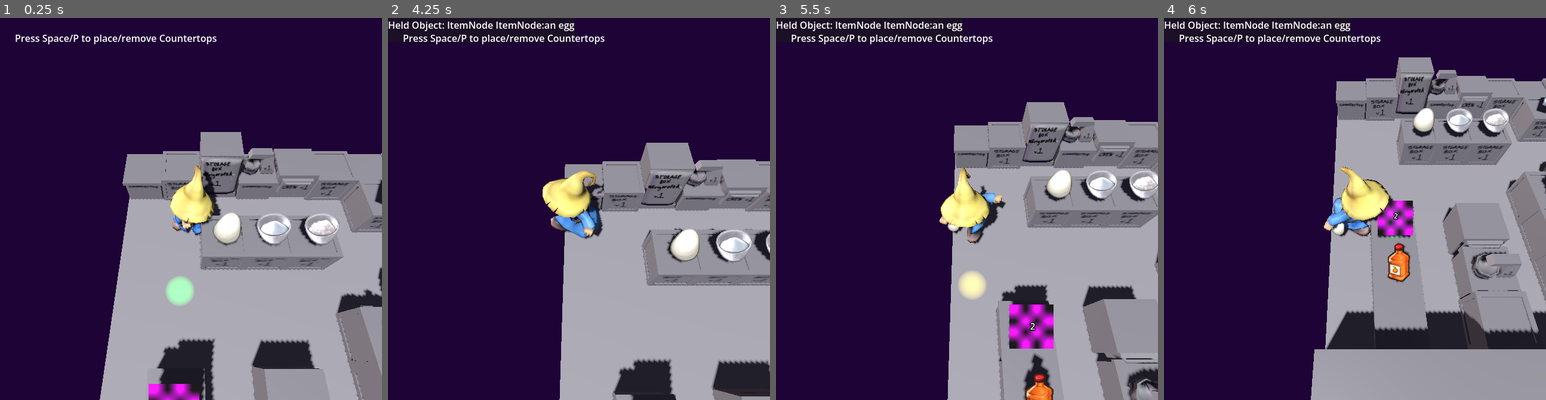
Above: before the commit, frames 1-4 (left to right).
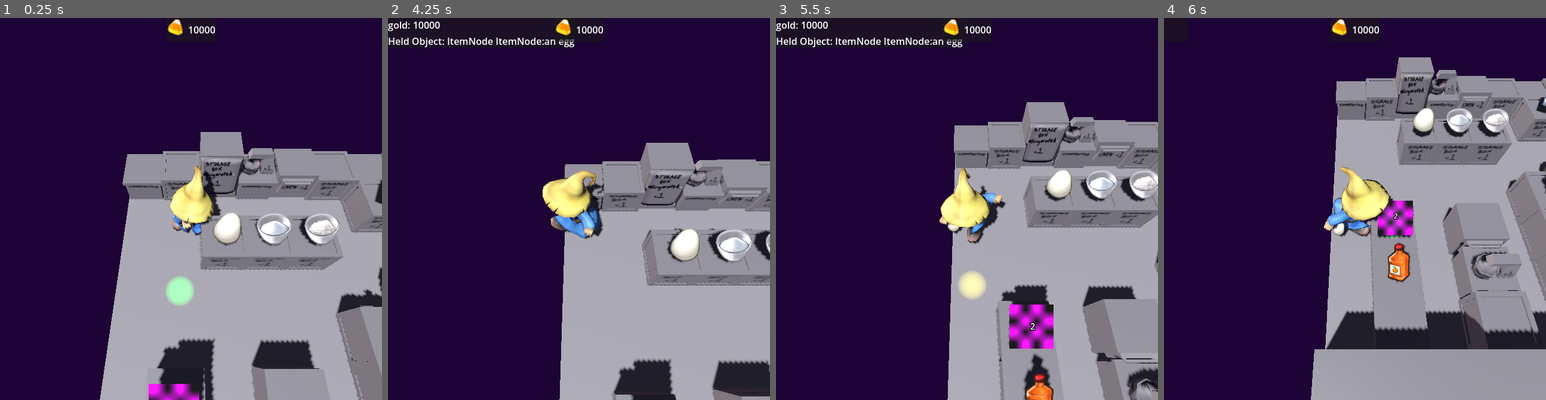
Above: after the commit, the same moments.

Repository: AdmiralPotato/halloween_game_2026
Game: Godot game, scene res://map/TilemapTest.tscn
Same seed, same stepped clock (60 frames per second), same inputs: the game is played once before the commit and once after it.
Inputs (mouse positions are in pixels of both pictures, inside the frame that each line leads up to):
- Up to frame 1 (0.25 s): no input
- Up to frame 2 (4.25 s): tap Space every 0.75 s from 0.5 to 3.5 s; move the mouse to (663, 189) at 0.52 s; hold Right (move_right) 0.53-1.28 s; tap O (interact) at 0.6, 1.35, 2.3, 3.05, 3.6 s; move the mouse to (502, 228) at 1.27 s; hold Down (move_down) 1.28-2.03 s; move the mouse to (617, 124) at 2.02 s; hold Right (move_right) 2.03-2.78 s; tap P (pickup) at 2.1 s; move the mouse to (559, 285) at 2.77 s; hold Up (move_up) 2.78-3.53 s; tap C (toggle_rearrange) at 2.85 s; move the mouse to (693, 266) at 3.52 s; hold Left (move_left) from 3.53 s (still down); tap ` (debug) at 4.15 s
- Up to frame 3 (5.5 s): tap Space at 4.25 s; move the mouse to (852, 151) at 4.27 s; tap O (interact) at 4.35, 5.3 s; move the mouse to (986, 209) at 5.02 s; release Left (move_left) at 5.03 s; hold Down (move_down) from 5.03 s (still down); tap P (pickup) at 5.1 s
- Up to frame 4 (6 s): move the mouse to (1297, 113) at 5.77 s; release Down (move_down) at 5.78 s; hold Right (move_right) from 5.78 s (still down); tap C (toggle_rearrange) at 5.85 s

The runs differ from the first frame. In frame 1, 0.7% of the frame differs, in the area x 4-57%, y 0-7%; in frame 2, 1.5%, in the area x 0-57%, y 0-8%; in frame 3, 1.5%; in frame 4, 1.1%.
Error before the commit: Invalid access to property or key 'furni' on a base object of type 'Nil'. (res://map/tilemap.gd:114)
Error after the commit: Invalid access to property or key 'furni' on a base object of type 'Nil'. (res://map/tilemap.gd:121)

Commit message:
Allow customers to buy things, and set sale prices

Diff:
--- /dev/null
+++ b/_interpreter_test.gd
@@ -0,0 +1,5 @@
+@tool
+extends EditorScript
+
+func _run():
+	print(max(1))
--- a/global.gd
+++ b/global.gd
@@ -1,6 +1,22 @@
 extends Node
 
-var debug_panel: DebugPanel
+var debug_panel: DebugPanel:
+	set(new):
+		debug_panel = new
+		if new:
+			request_debug_info.emit(new)
 var tilemap: Tilemap
-var gold: int = 10_000
+var gold: int = 10_000:
+	set(new):
+		gold = new
+		gold_changed.emit()
 @onready var registry: Registry = load("res://model/data/registry.tres")
+
+signal request_debug_info(panel: DebugPanel)
+signal gold_changed
+
+func _ready():
+	request_debug_info.connect(register_debug_info)
+
+func register_debug_info(dp: DebugPanel):
+	dp.monitor("gold", self, &"gold", 30)
--- a/map/FurniCashregister.tscn
+++ b/map/FurniCashregister.tscn
@@ -22,3 +22,6 @@
 pixel_size = 0.007
 text = "Cash
 Register"
+
+[node name="Particle" type="Marker3D" parent="." unique_id=726404785]
+transform = Transform3D(1, 0, 0, 0, 1, 0, 0, 0, 1, 0, 1, 0)
--- a/map/TilemapTest.tscn
+++ b/map/TilemapTest.tscn
@@ -21,6 +21,8 @@
 [ext_resource type="PackedScene" uid="uid://dfjdkdlvlfocq" path="res://map/FurniCuttingboard.tscn" id="14_p5gm8"]
 [ext_resource type="Resource" uid="uid://dtpa5786bonsp" path="res://model/data/items/frosting.tres" id="15_olchu"]
 [ext_resource type="PackedScene" uid="uid://d1tp40f6bgvc6" path="res://map/FurniTrash.tscn" id="18_tdsbi"]
+[ext_resource type="Texture2D" uid="uid://tdosspgn5nwg" path="res://assets/candy.png" id="23_0d7dl"]
+[ext_resource type="Script" uid="uid://bxwh47wigsd11" path="res://map/gold.gd" id="24_0d7dl"]
 
 [sub_resource type="AtlasTexture" id="AtlasTexture_i4j5a"]
 atlas = ExtResource("6_b8euk")
@@ -40,41 +42,57 @@
 [sub_resource type="Resource" id="Resource_3qeqy"]
 script = ExtResource("4_qtmpa")
 item = SubResource("Resource_8mw78")
+craft_depth = null
+modifier_depth = null
 metadata/_custom_type_script = "uid://n2r00hcbl3ul"
 
 [sub_resource type="Resource" id="Resource_5qf2s"]
 script = ExtResource("4_qtmpa")
 item = ExtResource("7_15bd0")
+craft_depth = null
+modifier_depth = null
 metadata/_custom_type_script = "uid://n2r00hcbl3ul"
 
 [sub_resource type="Resource" id="Resource_8bmqu"]
 script = ExtResource("4_qtmpa")
 item = ExtResource("8_tdsbi")
+craft_depth = null
+modifier_depth = null
 metadata/_custom_type_script = "uid://n2r00hcbl3ul"
 
 [sub_resource type="Resource" id="Resource_sfvuk"]
 script = ExtResource("4_qtmpa")
 item = ExtResource("9_tdsbi")
+craft_depth = null
+modifier_depth = null
 metadata/_custom_type_script = "uid://n2r00hcbl3ul"
 
 [sub_resource type="Resource" id="Resource_2f20c"]
 script = ExtResource("4_qtmpa")
 item = ExtResource("7_nabl1")
+craft_depth = null
+modifier_depth = null
 metadata/_custom_type_script = "uid://n2r00hcbl3ul"
 
 [sub_resource type="Resource" id="Resource_olchu"]
 script = ExtResource("4_qtmpa")
 item = ExtResource("7_n1qkj")
+craft_depth = null
+modifier_depth = null
 metadata/_custom_type_script = "uid://n2r00hcbl3ul"
 
 [sub_resource type="Resource" id="Resource_6jj7b"]
 script = ExtResource("4_qtmpa")
 item = ExtResource("9_8mw78")
+craft_depth = null
+modifier_depth = null
 metadata/_custom_type_script = "uid://n2r00hcbl3ul"
 
 [sub_resource type="Resource" id="Resource_5c0gd"]
 script = ExtResource("4_qtmpa")
 item = ExtResource("9_vwyy3")
+craft_depth = null
+modifier_depth = null
 metadata/_custom_type_script = "uid://n2r00hcbl3ul"
 
 [sub_resource type="Resource" id="Resource_0d7dl"]
@@ -82,12 +100,16 @@
 item = ExtResource("15_olchu")
 count = 2
 modifiers = Array[ExtResource("4_qtmpa")]([SubResource("Resource_5c0gd")])
+craft_depth = null
+modifier_depth = null
 metadata/_custom_type_script = "uid://n2r00hcbl3ul"
 
 [sub_resource type="Resource" id="Resource_evbxi"]
 script = ExtResource("4_qtmpa")
 item = ExtResource("9_vwyy3")
 modifiers = Array[ExtResource("4_qtmpa")]([SubResource("Resource_5c0gd")])
+craft_depth = null
+modifier_depth = null
 metadata/_custom_type_script = "uid://n2r00hcbl3ul"
 
 [sub_resource type="AtlasTexture" id="AtlasTexture_qlr6m"]
@@ -108,6 +130,8 @@
 [sub_resource type="Resource" id="Resource_u7cwy"]
 script = ExtResource("4_qtmpa")
 item = SubResource("Resource_8aiqj")
+craft_depth = null
+modifier_depth = null
 metadata/_custom_type_script = "uid://n2r00hcbl3ul"
 
 [sub_resource type="BoxShape3D" id="BoxShape3D_el5rg"]
@@ -138,6 +162,10 @@
 background_color = Color(0.11727656, 0.011531538, 0.21022078, 1)
 sky = SubResource("Sky_eai58")
 
+[sub_resource type="AtlasTexture" id="AtlasTexture_jga7m"]
+atlas = ExtResource("23_0d7dl")
+region = Rect2(256, 256, 256, 256)
+
 [node name="TilemapTest" type="Node3D" unique_id=1389805114]
 process_physics_priority = -1
 script = ExtResource("1_0n275")
@@ -174,9 +202,6 @@
 transform = Transform3D(1, 0, 0, 0, 1, 0, 0, 0, 1, 5.5, 0, 7.5)
 stack = SubResource("Resource_6jj7b")
 
-[node name="Furni3_6" parent="Tilemap" unique_id=1634297525 instance=ExtResource("8_nabl1")]
-transform = Transform3D(1, 0, 0, 0, 1, 0, 0, 0, 1, 3.5, 0, 6.5)
-
 [node name="Furni1_5" parent="Tilemap" unique_id=103469227 instance=ExtResource("9_2f20c")]
 transform = Transform3D(1, 0, 0, 0, 1, 0, 0, 0, 1, 1.5, 0, 5.5)
 initial_stack = SubResource("Resource_0d7dl")
@@ -200,6 +225,9 @@
 
 [node name="Furni6_3" parent="Tilemap" unique_id=1498836395 instance=ExtResource("18_tdsbi")]
 transform = Transform3D(1, 0, 0, 0, 1, 0, 0, 0, 1, 6.5, 0, 3.5)
+
+[node name="Furni3_6" parent="Tilemap" unique_id=1563951735 instance=ExtResource("8_nabl1")]
+transform = Transform3D(1, 0, 0, 0, 1, 0, 0, 0, 1, 3.5, 0, 6.5)
 
 [node name="Floor" type="StaticBody3D" parent="." unique_id=2097173625]
 transform = Transform3D(1, 0, 0, 0, 1, 0, 0, 0, 1, 4, -0.5, 6)
@@ -257,16 +285,30 @@
 
 [node name="DebugPanel" parent="." unique_id=249136689 instance=ExtResource("4_8t2af")]
 
-[node name="Label" type="Label" parent="." unique_id=1777443388]
-custom_minimum_size = Vector2(16, 16)
-offset_left = 25.0
-offset_top = 22.0
-offset_right = 379.0
-offset_bottom = 45.0
-text = "Press Space/P to place/remove Countertops"
-
 [node name="SpawnCustomer" type="Timer" parent="." unique_id=982563971]
 wait_time = 2.0
 one_shot = true
 
+[node name="PanelContainer" type="PanelContainer" parent="." unique_id=702785822]
+anchors_preset = 5
+anchor_left = 0.5
+anchor_right = 0.5
+offset_left = -20.0
+offset_right = 20.0
+offset_bottom = 40.0
+grow_horizontal = 2
+
+[node name="HBoxContainer" type="HBoxContainer" parent="PanelContainer" unique_id=1699535166]
+layout_mode = 2
+
+[node name="TextureRect" type="TextureRect" parent="PanelContainer/HBoxContainer" unique_id=1315648894]
+custom_maximum_size = Vector2(32, 32)
+layout_mode = 2
+texture = SubResource("AtlasTexture_jga7m")
+
+[node name="Gold" type="Label" parent="PanelContainer/HBoxContainer" unique_id=651876760]
+layout_mode = 2
+text = "0"
+script = ExtResource("24_0d7dl")
+
 [connection signal="timeout" from="SpawnCustomer" to="." method="_on_spawn_customer_timeout"]
--- a/map/furni_cashregister.gd
+++ b/map/furni_cashregister.gd
@@ -1,2 +1,10 @@
 class_name FurniCashRegister
 extends FurniNode
+
+const PARTICLE = preload("res://ui/text_particle.tscn")
+
+func spawn_particle(text: String, color: Color):
+	var node: TextParticle = PARTICLE.instantiate()
+	node.text = text
+	node.modulate = color
+	$Particle.add_child(node)
--- a/map/furni_station.gd
+++ b/map/furni_station.gd
@@ -18,6 +18,8 @@
 			var stack: ItemStack = recipe.output.duplicate(true)\
 					.as_combination(info.modifiers + info.ingredients)
 			stack.modifiers = info.modifiers
+			stack.craft_depth = info.craft_depth
+			stack.modifier_depth = info.modifier_depth
 			if info.container:
 				var container_stack: ItemStack = info.container.duplicate(true)
 				container_stack.contents = [stack]
--- a/map/furni_trash.gd
+++ b/map/furni_trash.gd
@@ -9,4 +9,8 @@
 func animate_remove(it: ItemNode):
 	var tween := it.create_tween()
 	tween.tween_property(it, "transform", Transform3D(Basis().scaled(Vector3.ONE * 0.1), -Vector3.UP), 0.2)
-	tween.tween_callback(it.queue_free)
+	tween.tween_callback(do_remove.bind(it))
+
+func do_remove(it: ItemNode):
+	if it.get_parent() == $Item:
+		it.queue_free()
--- /dev/null
+++ b/map/gold.gd
@@ -0,0 +1,9 @@
+extends Label
+
+
+func _ready():
+	Global.gold_changed.connect(refresh)
+	refresh()
+
+func refresh():
+	text = str(Global.gold)
--- a/map/test_customer.gd
+++ b/map/test_customer.gd
@@ -17,10 +17,16 @@
 	func _init(owner: TestCustomer):
 		self.owner = owner
 
+	func _to_string():
+		return "State"
+
 	@abstract func tick(delta: float) -> State
 
 
 class Leave extends State:
+	func _to_string():
+		return "Leave"
+
 	func tick(delta: float) -> State:
 		owner.queue_free()
 		return null
@@ -32,6 +38,9 @@
 	func _init(owner: TestCustomer, duration: float):
 		super(owner)
 		until = owner.time_in_scene + duration
+
+	func _to_string():
+		return "Dwell:{0}".format([until])
 
 	func tick(delta: float) -> State:
 		if owner.time_in_scene >= until:
@@ -57,6 +66,9 @@
 			next = Dwell.new(owner, randf_range(2.0, 6.0))
 		next_state = next
 		self.to = to
+
+	func _to_string():
+		return "WanderTo:{0}->{1}".format([to, next_state])
 
 	func recompute():
 		path = Global.tilemap.pathfinder.get_point_path(
@@ -87,9 +99,64 @@
 		return null
 
 
+class BuyFrom extends State:
+	var tile: Vector2i
+
+	func _init(owner: TestCustomer, tile: Vector2i):
+		super(owner)
+		self.tile = tile
+
+	func _to_string():
+		return "BuyFrom:{0}".format([tile])
+
+	func tick(delta: float) -> State:
+		var furni: FurniDisplayCase = Global.tilemap.get_furni(self.tile)
+		if not (furni and furni.item and furni.item.stack):
+			return ChooseState.new(owner)
+		var value := furni.item.stack.sell_price
+		furni.item = null
+		var registers: Array[Vector2i] = \
+			Global.tilemap.get_tiles_of_type(preload("res://map/furni_cashregister.gd"))
+		if registers.is_empty():
+			Global.gold += value
+			return Leave.new(owner)
+		var reg: Vector2i = registers.pick_random()
+		return WanderTo.new(owner, reg,
+				GiveMoney.new(owner, value, reg),
+		)
+
+class GiveMoney extends State:
+	var gold: int
+	var tile: Vector2i
+
+	func _init(owner: TestCustomer, gold: int, tile: Vector2i):
+		super(owner)
+		self.gold = gold
+		self.tile = tile
+
+	func _to_string():
+		return "GiveMoney:{0}".format([gold])
+
+	func tick(delta: float) -> State:
+		Global.gold += gold
+		var reg = Global.tilemap.get_furni(tile)
+		if reg and reg is FurniCashRegister:
+			reg.spawn_particle("$" + str(gold), Color.GREEN)
+		return Leave.new(owner)
+
 class ChooseState extends State:
-	func tick(delta: float) -> State:
-		# TODO: figure out what we want to do
+	func _to_string():
+		return "ChooseState"
+
+	func tick(delta: float) -> State:
+		var cases: Array[Vector2i] = \
+			Global.tilemap.get_tiles_of_type(preload("res://map/furni_displaycase.gd"))
+		for case in cases:
+			var furni: FurniDisplayCase = Global.tilemap.get_furni(case)
+			if furni and furni.item and furni.item.stack:
+				return WanderTo.new(owner, case,
+						BuyFrom.new(owner, case),
+				)
 		var new_state := WanderTo.new(owner)
 		if owner.time_in_scene > 15.0:
 			new_state.next_state = Leave.new(owner)
@@ -110,6 +177,12 @@
 	if pos == null:
 		pos = position
 	return Vector2i(Vector2(pos.x, pos.z).floor())
+
+func _ready():
+	Global.request_debug_info.connect(register_debug_info)
+
+func register_debug_info(dp: DebugPanel):
+	dp.monitor("Customer {0} state".format([self]), self, &"state")
 
 func _physics_process(delta: float) -> void:
 	time_in_scene += delta
@@ -118,6 +191,7 @@
 		# Loop to give zero-frame delays to things like ChooseState. This somewhat
 		# complicates frame timing decisions for some other things like Dwell, but
 		# not in ways that matter much.
+		print(self, ' enters state ', new_state)
 		state = new_state
 		new_state = state.tick(delta)
 
--- a/map/test_player.gd
+++ b/map/test_player.gd
@@ -32,7 +32,11 @@
 
 
 func _ready():
-	Global.debug_panel.monitor("Held Object", self, "held_object", 1)
+	Global.request_debug_info.connect(register_debug_info)
+
+
+func register_debug_info(dp: DebugPanel):
+	dp.monitor("Held Object", self, "held_object", 1)
 
 
 func _physics_process(delta):
--- a/map/tilemap.gd
+++ b/map/tilemap.gd
@@ -32,6 +32,13 @@
 func clear():
 	tiles.clear()
 	pathfinder.clear()
+
+
+## Convert a tile position to a world position. This position is on the floor,
+## in the center of the tile--where the tile itself would be placed.
+func to_world_point(xy: Vector2i) -> Vector3:
+	return Vector3(xy.x + 0.5, 0.0, xy.y + 0.5)
+
 
 ## Returns the coordinates of a tile that someone standing at `position` and
 ## facing `facing` (a unit vector) should be interacting with / picking up from
--- a/model/item_info.gd
+++ b/model/item_info.gd
@@ -49,6 +49,8 @@
 }
 
 const TIER_COSTS: Dictionary[int, int] = {1: 10, 2: 25, 3: 50, 4: 100, 5: 500}
+const PER_MOD_BASE: float = 1.25
+const PER_CRAFT_BASE: float = 1.5
 
 ## Name of this kind of item. May be used in Recipes.
 @export var name: String = ""
@@ -61,6 +63,8 @@
 @export var categories: Array[Category] = []
 ## Cost tier of item; see TIER_COSTS
 @export_range(0, 5, 1) var cost_tier: int = 0
+## Base sell price.
+@export_range(1, 100, 1) var sell_price: int = 5
 ## Maximum amount of this item that can be manipulated as one "stack" (in hand or
 ## inside furniture).
 @export_range(1, 50, 1, "or_greater") var max_stack_size: int = 1
--- a/model/item_stack.gd
+++ b/model/item_stack.gd
@@ -29,6 +29,18 @@
 @export var contents: Array[ItemStack] = []:
 	set(new):
 		contents = new
+		emit_changed()
+## How many recipes/changes this stack has gone through. Determines the cost
+## of resulting products.
+@export var craft_depth: int = 0:
+	set(new):
+		craft_depth = new
+		emit_changed()
+## How many modifiers this stack has had in the course of its processing.
+## Determines the cost of resulting products.
+@export var modifier_depth: int = 0:
+	set(new):
+		modifier_depth = new
 		emit_changed()
 
 var total_attributes: Dictionary[ItemInfo.Attribute, int]:
@@ -38,22 +50,34 @@
 			attrs[attr] = combined_attributes[attr] * count
 		return attrs
 
+static func get_modifier_cardinality_for_modifiers(mods: Array[ItemStack]) -> Dictionary[ItemInfo, int]:
+	# XXX we can't always assume that the same named ItemInfo is the same
+	# ItemInfo object because we have to deep-clone in many cases (e.g. the
+	# contents property), so we use another likely-static property instead.
+	var card: Dictionary[String, int] = {}
+	var info: Dictionary[String, ItemInfo] = {}
+	for mod in mods:
+		if mod.item:
+			if mod.item.name not in info:
+				info[mod.item.name] = mod.item
+			card[mod.item.name] = card.get(mod.item.name, 0) + mod.count
+	var ret: Dictionary[ItemInfo, int] = {}
+	for mod_name in card:
+		ret[info[mod_name]] = card[mod_name]
+	return ret
+
 var modifier_cardinality: Dictionary[ItemInfo, int]:
 	get:
-		# XXX we can't always assume that the same named ItemInfo is the same
-		# ItemInfo object because we have to deep-clone in many cases (e.g. the
-		# contents property), so we use another likely-static property instead.
-		var card: Dictionary[String, int] = {}
-		var info: Dictionary[String, ItemInfo] = {}
-		for mod in modifiers:
-			if mod.item:
-				if mod.item.name not in info:
-					info[mod.item.name] = mod.item
-				card[mod.item.name] = card.get(mod.item.name, 0) + mod.count
-		var ret: Dictionary[ItemInfo, int] = {}
-		for mod_name in card:
-			ret[info[mod_name]] = card[mod_name]
-		return ret
+		return get_modifier_cardinality_for_modifiers(modifiers)
+
+var sell_price: int:
+	get:
+		if not item:
+			return 0
+		return int(ceil(item.sell_price * \
+				ItemInfo.PER_CRAFT_BASE ** craft_depth * \
+				ItemInfo.PER_MOD_BASE ** modifier_depth
+		)) * count
 
 # We need to keep the nilary form of this constructor around to satisfy the
 # ResourceLoader; in that case, it's okay if item is null
--- a/model/recipe.gd
+++ b/model/recipe.gd
@@ -62,6 +62,19 @@
 			return {success = false}
 		permitted_ingredients.append(valid)
 
+	var new_depth: int = 1
+	match inputs.size():
+		0:
+			pass
+		1:
+			new_depth = inputs[0].craft_depth + 1
+		2:
+			var res = max.callv(inputs.map(
+					func(s: ItemStack): return s.craft_depth
+			))
+			print('max(', inputs, ') = ', res)
+			new_depth = res + 1
+
 	var indices: Array[int] = Array(
 		permitted_ingredients.map(func(_ignored): return 0),
 		TYPE_INT, &"", null,
@@ -96,11 +109,17 @@
 					break
 
 			if not impossible:
+				var mod_depth := 0
+				for stack in used_ingredients:
+					mod_depth += stack.modifier_depth
+				mod_depth += ItemStack.get_modifier_cardinality_for_modifiers(remaining).size()
 				return {
 					success = true,
 					modifiers = remaining,
 					ingredients = used_ingredients,
 					container = container,
+					craft_depth = new_depth,
+					modifier_depth = mod_depth,
 				}
 
 		var can_continue := false
--- a/ui/debug_panel.gd
+++ b/ui/debug_panel.gd
@@ -10,6 +10,16 @@
 static var monitored_properties: Dictionary[StringName, Monitored]
 static var labels_in_order: Array[StringName]
 var frame_count := 0
+const REFRESH_INTERVAL = 60
+
+
+func refresh():
+	monitored_properties.clear()
+	labels_in_order.clear()
+	for child in $PanelContainer/VBoxContainer.get_children():
+		child.queue_free()
+	Global.request_debug_info.emit(self)
+
 
 func _enter_tree() -> void:
 	if Global.debug_panel:
@@ -26,6 +36,8 @@
 
 func _process(_delta) -> void:
 	frame_count += 1
+	if frame_count % REFRESH_INTERVAL == 0:
+		refresh.call_deferred()
 	if visible:
 		var props_to_delete: Array[StringName] = []
 		for label in labels_in_order:
--- /dev/null
+++ b/ui/text_particle.gd
@@ -0,0 +1,17 @@
+class_name TextParticle
+extends Label3D
+
+@export var time: float = 1.0
+
+func _ready():
+	print(self, ' spawned at ', global_position)
+	var to_mod := Color(modulate)
+	var to_outline_mod := Color(outline_modulate)
+	to_mod.a = 0
+	to_outline_mod.a = 0
+
+	var tween := create_tween().set_ease(Tween.EASE_OUT)
+	tween.tween_property(self, ^"modulate", to_mod, time)
+	tween.parallel().tween_property(self, ^"outline_modulate", to_outline_mod, time)
+	tween.parallel().tween_property(self, ^"global_position", global_position + Vector3.UP, time)
+	tween.tween_callback(queue_free)
--- /dev/null
+++ b/ui/text_particle.tscn
@@ -0,0 +1,11 @@
+[gd_scene format=3 uid="uid://cxsek4cov4mh0"]
+
+[ext_resource type="FontFile" uid="uid://c6nt4017bdbn6" path="res://assets/sym_font.png" id="1_i3yta"]
+[ext_resource type="Script" uid="uid://dwg8364dwxv67" path="res://ui/text_particle.gd" id="1_rmqn1"]
+
+[node name="TextParticle" type="Label3D" unique_id=1312117544]
+pixel_size = 0.02
+billboard = 1
+text = "$Text"
+font = ExtResource("1_i3yta")
+script = ExtResource("1_rmqn1")
Not shown, added: _interpreter_test.gd.uid
Not shown, added: assets/TILES-cake.png.import
Binary file added: assets/sym_font.png
Not shown, added: assets/sym_font.png.import
Not shown, added: map/gold.gd.uid
Not shown, added: ui/text_particle.gd.uid
